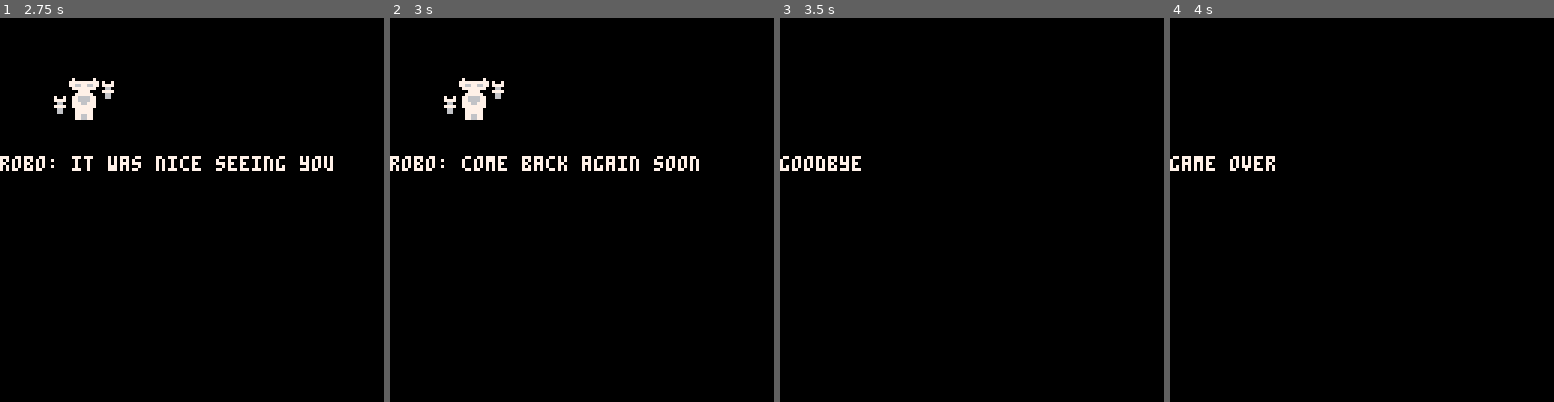
Above: before the commit, frames 1-4 (left to right).
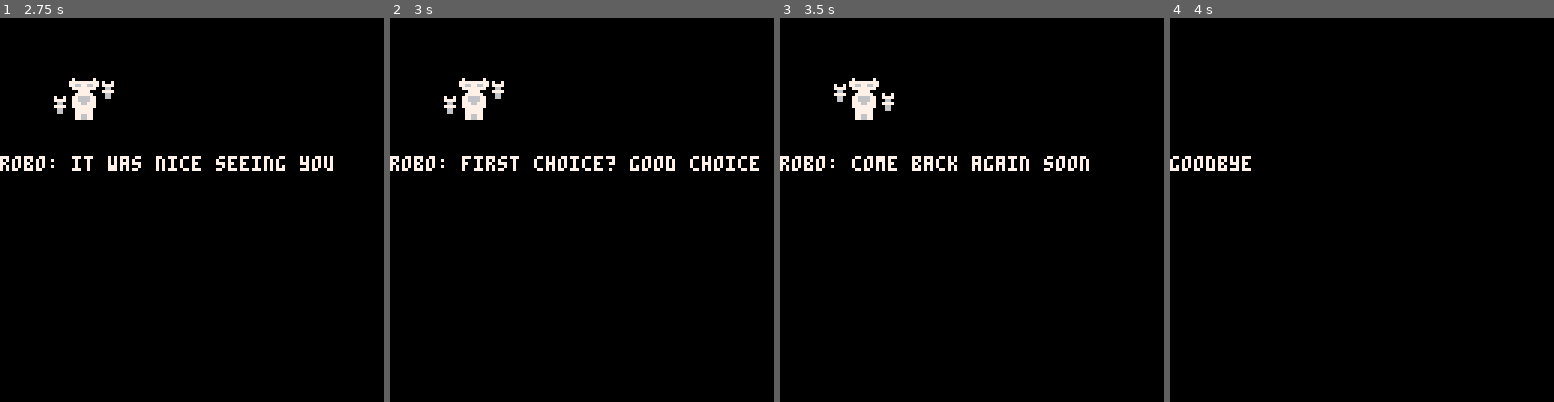
Above: after the commit, the same moments.

Repository: thirdtruck/picodateo
Game: PICO-8 cartridge picodateo.p8
The game is run twice, just before and just after one commit, with the same random seed, the same clock (stepped at 60 frames per second) and the same inputs.
Inputs:
- Up to frame 1 (2.75 s): tap X (X key) at 0.33, 1.07, 1.85 s; tap O (Z key) at 0.7, 1.7, 2.1, 2.5 s; hold Right 1.6-2.1 s; hold Up 2.15-2.42 s; hold Right from 2.47 s (still down)
- Up to frame 2 (3 s): keep holding Right; tap O (Z key) at 2.9 s; tap X (X key) at 2.97 s
- Up to frame 3 (3.5 s): release Right at 3.03 s; hold Left from 3.08 s (still down); tap O (Z key) at 3.3 s
- Up to frame 4 (4 s): release Left at 3.58 s; hold Down 3.63-3.97 s; tap O (Z key) at 3.7 s

Frame 1 is identical in both runs. In frame 2, 1.1% of the frame differs, in the area x 18-97%, y 35-40%; in frame 3, 2.0%, in the area x 0-81%, y 15-40%; in frame 4, 0.4%.

Commit message:
Easier to read if example.

Diff:
--- a/picodateo.p8
+++ b/picodateo.p8
@@ -47,7 +47,7 @@
 variable_declarations={"c1","c2","c3",nil,nil,nil,nil,nil,nil,nil,nil,nil,nil,nil,nil}
 scene_ids={init=1,first_choice=2,second_choice=3,goodbye=4}
 scene_names={"init","first_choice","second_choice","goodbye",nil,nil,nil,nil,nil,nil,nil,nil,nil,nil,nil,nil,nil,nil,ni …(182 unchanged characters)…
-scenes={init={{type="assignment",variable="c1",value=0},{typ …(855 unchanged characters)… ds={{type="speech",speaker="robo",text="come back again soon"}}},{type="if",variable="c2",operand="=",value=1,commands={{type="speech",speaker="robo",text="you' …(115 unchanged characters)…
+scenes={init={{type="assignment",variable="c1",value=0},{typ …(855 unchanged characters)… ds={{type="speech",speaker="robo",text="first choice? good choice"},{type="speech",speaker="robo",text="come back again soon"}}},{type="if",variable="c2",operand="=",value=1,commands={{type="speech",speaker="robo",text="second choice? good choice"},{type="speech",speaker="robo",text="you' …(115 unchanged characters)…
 
 function _init()
   variables = {}
Not shown, changed: game/scripts/citrus.dateo
